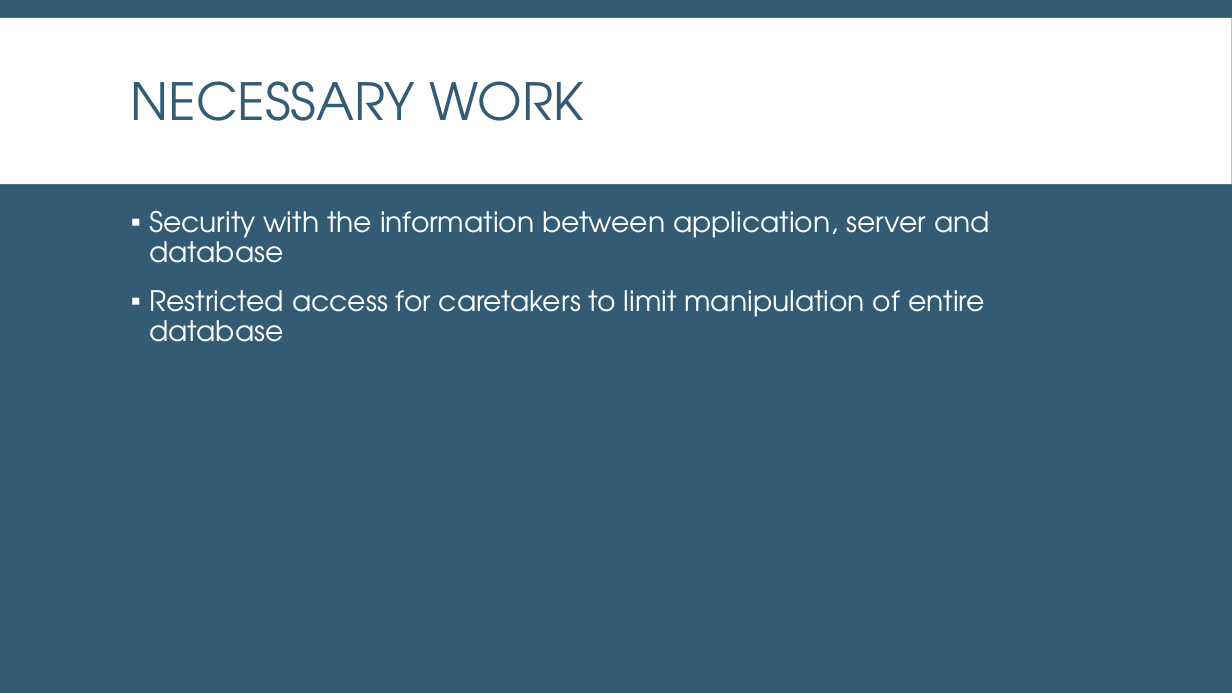
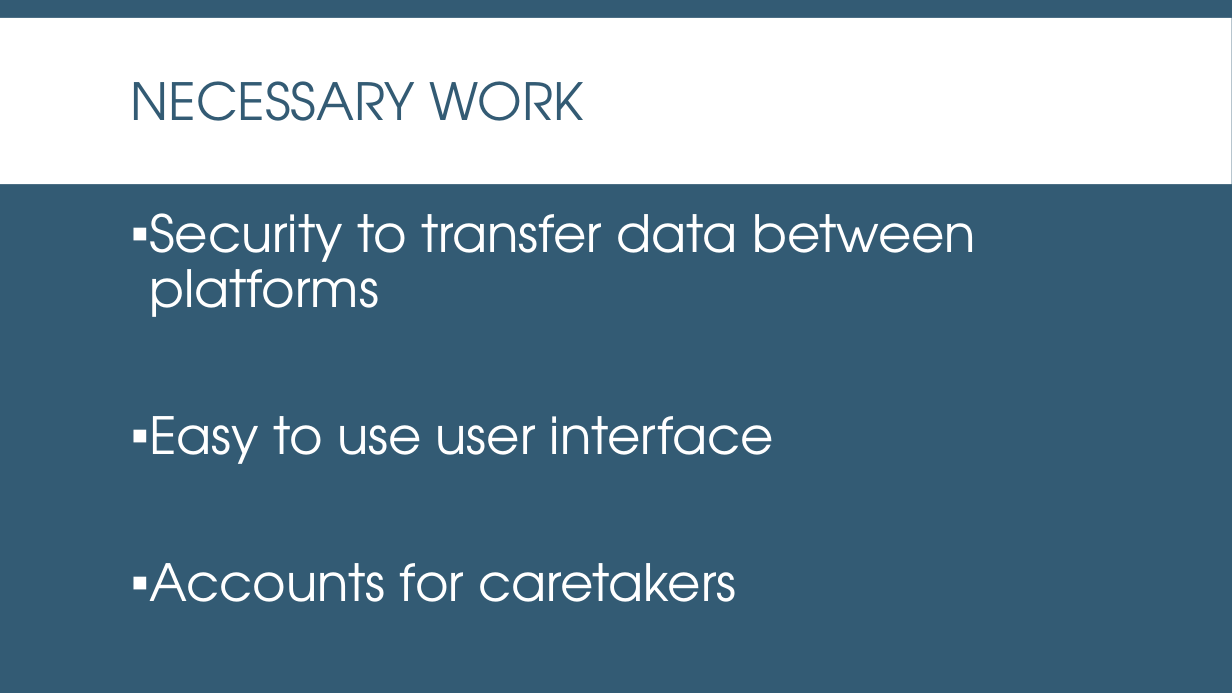
Before and after one commit to brooklyn2016/team-19, a slide deck: slide 6 of presentation.pptx. Drawn at 1232x693 pixels with LibreOffice and Linux fonts; fonts in the diff are those of the drawing. Boxes give left, top, right and bottom in pixels: in the first picture for what was removed or moved away, otherwise in the second. Text is boxed around its words. In the diff, an @@ line names an element or a change of style, - is before the commit and + after.

```diff
--- a/presentation.pptx
+++ b/presentation.pptx
@@ text at (x1=149, y1=213, x2=976, y2=602): text changed; size 22 to 40 pt @@
-▪ Security with the information between application, server and database
-▪ Restricted access for caretakers to limit manipulation of entire database
+▪ Security to transfer data between platforms
+▪ Easy to use user interface
+▪ Accounts for caretakers
```
Also in this commit, not shown: 4 other slides changed.
